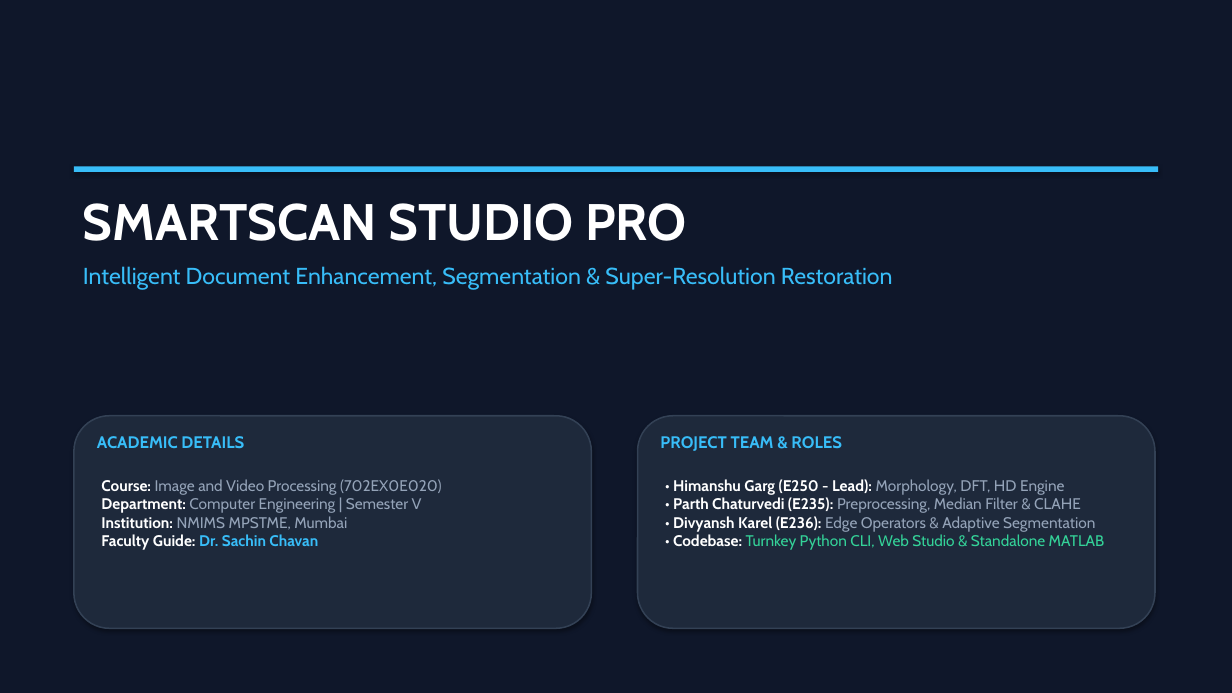
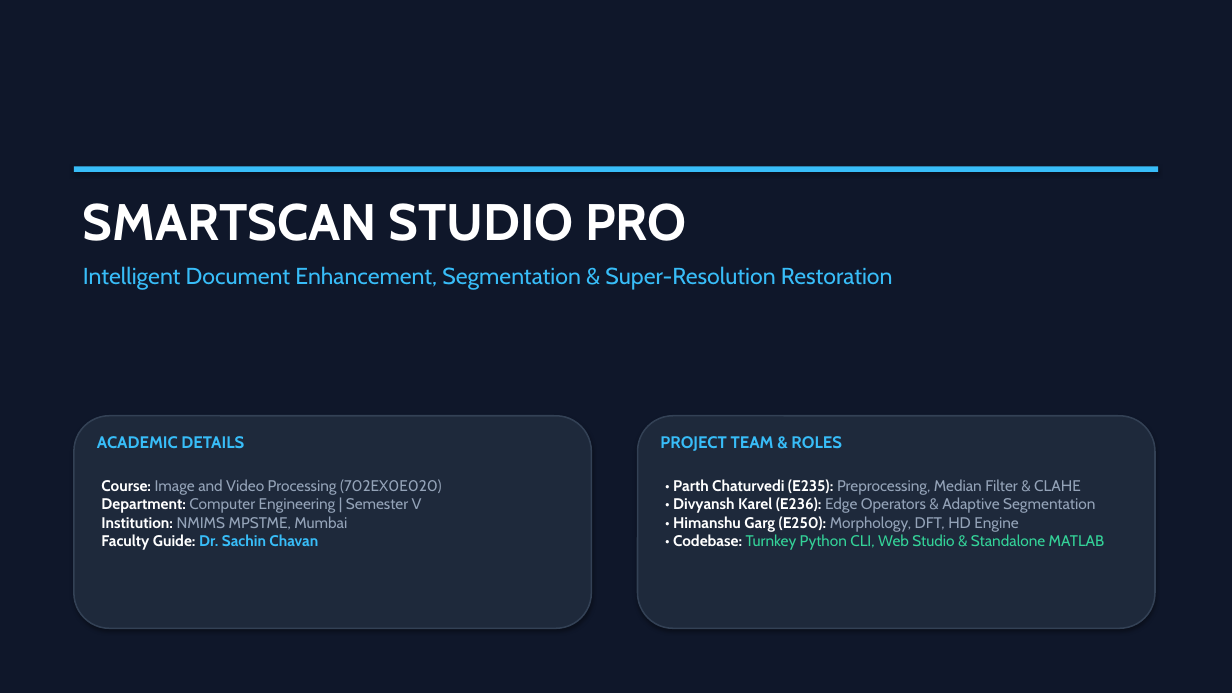
Before and after one commit to Himanshu-G28/IVP--SmartScan-Intelligent-Document-Enhancement-and-Segmentation-System, a slide deck: slide 1 of to be submitted/SmartScan_Project_Presentation.pptx. Drawn at 1232x693 pixels with LibreOffice and Linux fonts; fonts in the diff are those of the drawing. Boxes give left, top, right and bottom in pixels: in the first picture for what was removed or moved away, otherwise in the second. Text is boxed around its words. In the diff, an @@ line names an element or a change of style, - is before the commit and + after.

Commit message:
refactor: equalize team member roles across pipeline, web studio, docs, and generated output

```diff
--- a/to be submitted/SmartScan_Project_Presentation.pptx
+++ b/to be submitted/SmartScan_Project_Presentation.pptx
@@ text at (x1=673, y1=479, x2=1105, y2=550): text changed @@
-• Himanshu Garg (E250 - Lead): Morphology, DFT, HD Engine
-• Parth Chaturvedi (E235): Preprocessing, Median Filter & CLAHE
-• Divyansh Karel (E236): Edge Operators & Adaptive Segmentation
-• Codebase: Turnkey Python CLI, Web Studio & Standalone MATLAB
+• Parth Chaturvedi (E235): Preprocessing, Median Filter & CLAHE
+• Divyansh Karel (E236): Edge Operators & Adaptive Segmentation
+• Himanshu Garg (E250): Morphology, DFT, HD Engine
+• Codebase: Turnkey Python CLI, Web Studio & Standalone MATLAB
```
Also in this commit, not shown: 1 other slide changed, 23 other files.
